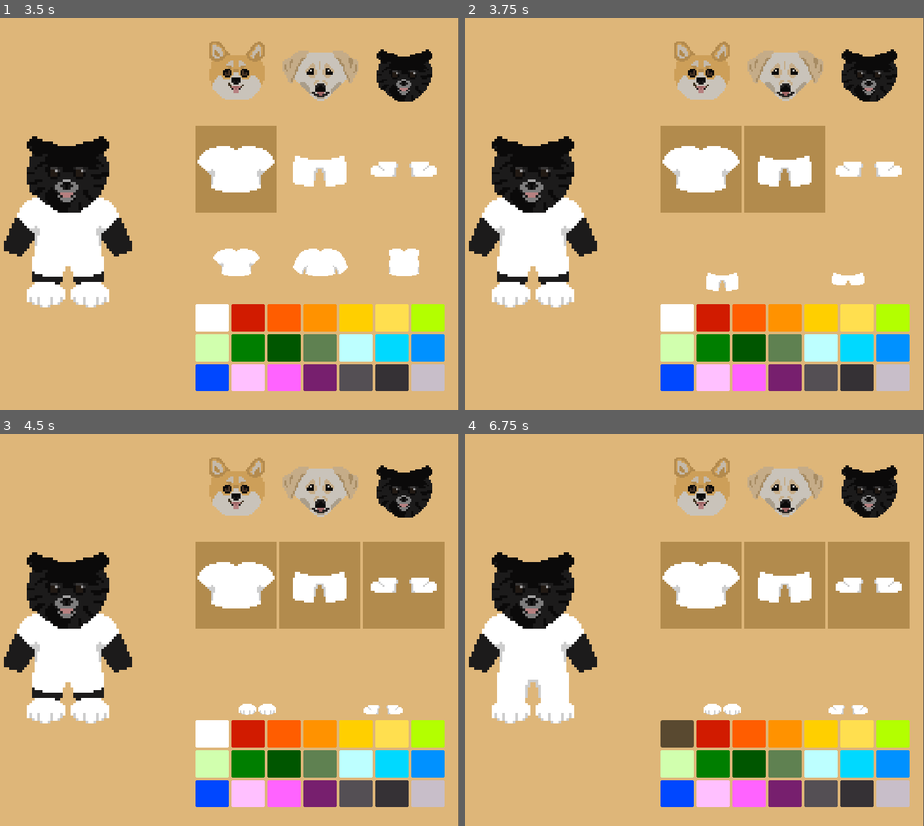
Above: before the commit, frames 1-4 (two rows, left to right).
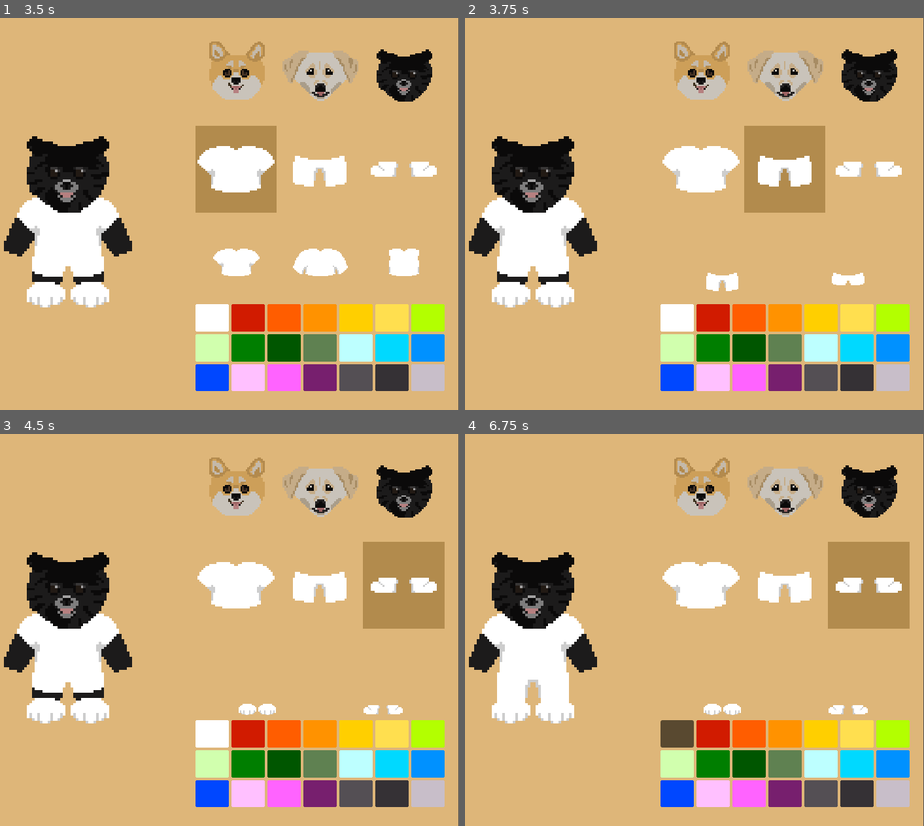
Above: after the commit, the same moments.

Repository: Katie-N/Its-a-Dogs-World
Game: Godot game, scene res://Scenes/Shop/TryOn.tscn
The game is run twice, just before and just after one commit, with the same random seed, the same clock (stepped at 60 frames per second) and the same inputs. The project has no main scene, so this scene is started directly.
Inputs (mouse positions are in pixels of both pictures, inside the frame that each line leads up to):
- Up to frame 1 (3.5 s): click (234, 80) at 0.5 s; click (321, 80) at 1.25 s; click (403, 80) at 2 s; click (234, 170) at 2.75 s
- Up to frame 2 (3.75 s): click (786, 170) at 3.5 s
- Up to frame 3 (4.5 s): click (403, 586) at 4.25 s
- Up to frame 4 (6.75 s): click (722, 673) at 5 s; click (845, 673) at 5.75 s; click (676, 731) at 6.5 s

Frame 1 is identical in both runs. In frame 2, 2.4% of the frame differs, in the area x 42-61%, y 27-50%; in frame 3, 5.6%, in the area x 42-79%, y 27-50%; in frame 4, 5.6%.

Commit message:
Made it so only one article of clothing tab is selected at a time

Diff:
--- a/Scenes/Shop/TryOn.tscn
+++ b/Scenes/Shop/TryOn.tscn
@@ -3,6 +3,7 @@
 [ext_resource type="PackedScene" uid="uid://chb2ksgqf6a6r" path="res://Scenes/dogCharacter.tscn" id="1_bae7o"]
 [ext_resource type="Script" uid="uid://bwsit1rqq73il" path="res://Scenes/Shop/try_on.gd" id="1_giymh"]
 [ext_resource type="Texture2D" uid="uid://cxbt3x505jy1d" path="res://Art/Characters/corgiHead.png" id="3_3kunc"]
+[ext_resource type="ButtonGroup" uid="uid://xlr7r5o303dn" path="res://resources/articleOfClothingButtonGroup.tres" id="4_a8vxu"]
 [ext_resource type="Texture2D" uid="uid://b8luw6g0qdpde" path="res://Art/Items/shirtButton.png" id="4_c4x2k"]
 [ext_resource type="Texture2D" uid="uid://bubu7io4x65xa" path="res://Art/Items/pantsButton.png" id="5_5bqxl"]
 [ext_resource type="Texture2D" uid="uid://bwx8bfnj8sx5k" path="res://Art/Items/shoeButton.png" id="6_a8vxu"]
@@ -77,6 +78,7 @@
 size_flags_horizontal = 3
 mouse_default_cursor_shape = 2
 toggle_mode = true
+button_group = ExtResource("4_a8vxu")
 texture_normal = ExtResource("4_c4x2k")
 stretch_mode = 5
 
@@ -100,6 +102,7 @@
 size_flags_horizontal = 3
 mouse_default_cursor_shape = 2
 toggle_mode = true
+button_group = ExtResource("4_a8vxu")
 texture_normal = ExtResource("5_5bqxl")
 stretch_mode = 5
 
@@ -123,6 +126,7 @@
 size_flags_horizontal = 3
 mouse_default_cursor_shape = 2
 toggle_mode = true
+button_group = ExtResource("4_a8vxu")
 texture_normal = ExtResource("6_a8vxu")
 stretch_mode = 5
 
--- a/Scenes/Shop/try_on.gd
+++ b/Scenes/Shop/try_on.gd
@@ -30,6 +30,8 @@
 		instantiateClothingButtons(clothingType)
 #	Start with the shirts tab selected
 	$"CanvasLayer/CustomizationOptions/Article Of Clothing Selection/ShirtButton".emit_signal("toggled", true)
+	# I found it was necessary to set this as well in order for the buttonGroup to realize the shirts button is initially pressed and should be unselected if another button is toggled
+	$"CanvasLayer/CustomizationOptions/Article Of Clothing Selection/ShirtButton".set_pressed_no_signal(true)
 	instantiateColorButtons()
 
 # DOG MODEL SELECTION GRID CODE
--- /dev/null
+++ b/resources/articleOfClothingButtonGroup.tres
@@ -0,0 +1,3 @@
+[gd_resource type="ButtonGroup" format=3 uid="uid://xlr7r5o303dn"]
+
+[resource]
